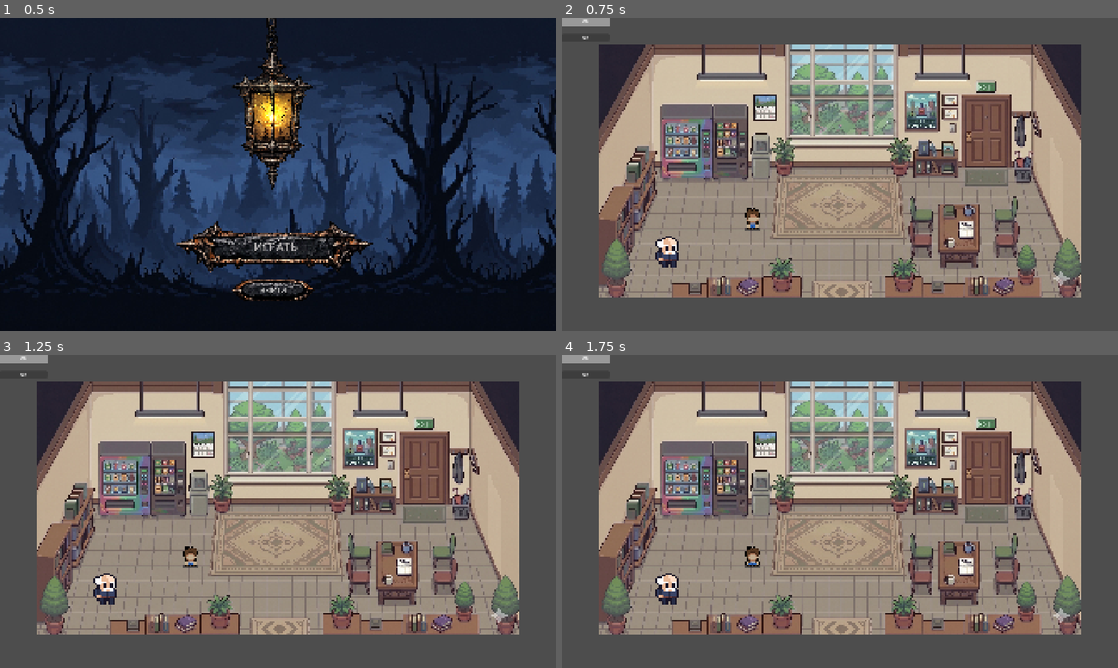
Above: before the commit, frames 1-4 (two rows, left to right).
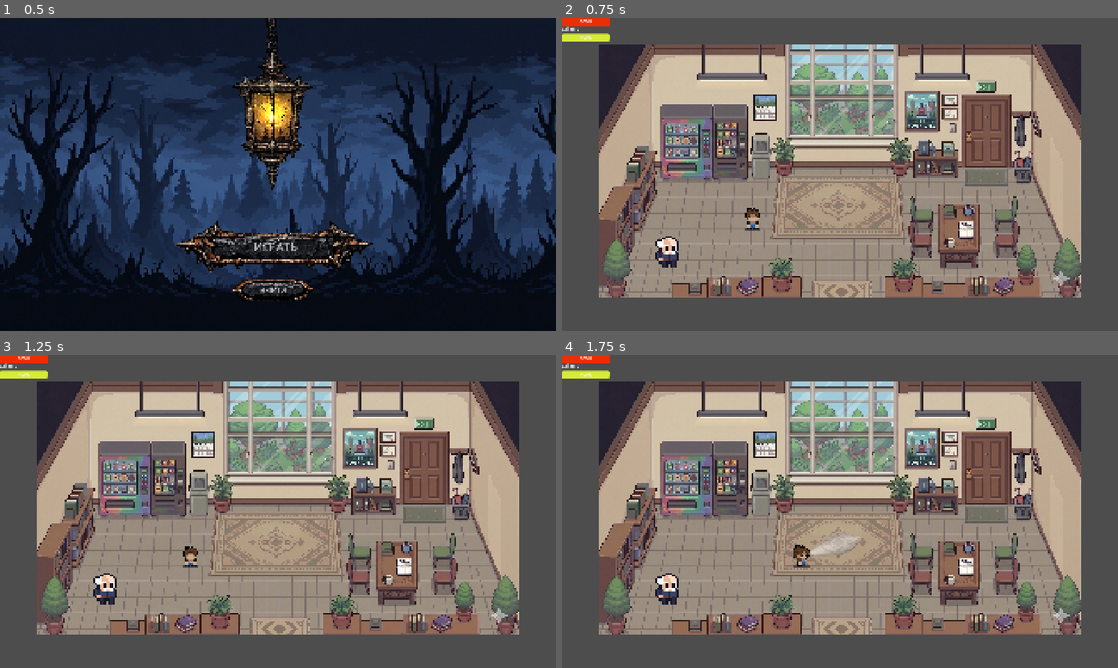
Above: after the commit, the same moments.

Repository: ivachqq/Nyctophobia
Game: Godot game, scene res://menu.tscn
Two runs of this game, one before a commit and one after it. Both use one fixed random seed, a clock stepped at 60 frames per second and the inputs below. Sound files missing from this copy of the repository are replaced by a short silence.
Inputs (mouse positions are in pixels of both pictures, inside the frame that each line leads up to):
- Up to frame 1 (0.5 s): no input
- Up to frame 2 (0.75 s): click "ИГРАТЬ" at 0.5 s
- Up to frame 3 (1.25 s): no input
- Up to frame 4 (1.75 s): move the mouse to (962, 495) at 1.27 s; press the mouse at (962, 495) at 1.28 s; hold D (right) from 1.28 s (still down); tap G (toggle_flashlight) at 1.55 s

Frame 1 is identical in both runs. In frame 2, 0.5% of the frame differs, in the area x 0-9%, y 0-8%; in frame 3, 0.5%; in frame 4, 1.1%, in the area x 0-54%, y 0-68%.
Error before the commit: Parse Error: Function "_input" has the same name as a previously declared function. (res://script/player.gd:186)

Commit message:
uzhe ne pomnu

Diff:
--- a/nps.gd
+++ b/nps.gd
@@ -17,15 +17,14 @@
 				я помогу тебе выбраться из нашего города",
 				"Но тебе нужно помочь мне",
 				"В нашем городе где-то лежит меч,
-				с ним ты сможешь атаковать врагов",
-				"А с врагов падают монеты",
+				с ним ты сможешь атаковать монстров",
+				"А с монстров падают монеты",
 				"Собери 5 монет,
 				тогда я помогу тебе",
-				"но учти, после смерти,ты потеряешь все:
-				и мечь и монеты, будь акуратен",
-				"мечь появляется каждый раз в новых местах",
-				"подсказка: атаковать ЛКМ":scene/nps.gd
-			]
+				"Но учти, после смерти,ты потеряешь все:
+				и меч, и монеты, будь акуратен",
+				"Меч появляется каждый раз в новых местах",
+				"Подсказка: атаковать ЛКМ"]
 			Global.talked = 1
 			body.start_dialogue(story)
 		if (Global.coins >=5 and Global.talked == 1):
--- a/scene/player.tscn
+++ b/scene/player.tscn
@@ -2,13 +2,11 @@
 
 [ext_resource type="Script" uid="uid://dyinut40ngu8w" path="res://script/player.gd" id="1_hjaqi"]
 [ext_resource type="Texture2D" uid="uid://ctw6bsy1u33ua" path="res://animation/player.png" id="2_fvtld"]
-[ext_resource type="Texture2D" uid="uid://b7g4fg2m3njvc" path="res://lanternSprite.png" id="3_fvtld"]
+[ext_resource type="Texture2D" uid="uid://b7g4fg2m3njvc" path="res://lanternSprite.png" id="3_hp4bs"]
+[ext_resource type="Texture2D" uid="uid://dd1v4myssmowq" path="res://animation/book icon2.png" id="4_ct4mp"]
 [ext_resource type="Texture2D" uid="uid://btal3nv8bma4d" path="res://animation/weapon03longsword.png" id="4_fvtld"]
 [ext_resource type="AudioStream" uid="uid://c62vnoyfstvha" path="res://sounds/lanternSound.mp3" id="5_s4jxa"]
 [ext_resource type="AudioStream" uid="uid://bhcfcgsn5nwta" path="res://sounds/swordSound.mp3" id="6_oh5ij"]
-[ext_resource type="Texture2D" uid="uid://btal3nv8bma4d" path="res://animation/weapon03longsword.png" id="3_fvtld"]
-[ext_resource type="Texture2D" uid="uid://dd1v4myssmowq" path="res://animation/book icon2.png" id="4_ct4mp"]
-
 
 [sub_resource type="AtlasTexture" id="AtlasTexture_ct4mp"]
 atlas = ExtResource("2_fvtld")
--- a/script/mob.gd
+++ b/script/mob.gd
@@ -14,87 +14,83 @@
 var stun_timer = 0.0
 
 func _ready():
- add_to_group("mob")
-
-func take_damage(amount):
- hp -= amount
- hp_bar.value = hp
- if hp <= 0:
-  die()
-
-
-func _ready() -> void:
+	add_to_group("mob")
 	hp_bar.max_value = 3
 	hp_bar.value = hp
 
+func take_damage(amount):
+	hp -= amount
+	hp_bar.value = hp
+	if hp <= 0:
+		die()
+
 func die():
- spawn_coin()
- queue_free()
+	spawn_coin()
+	queue_free()
 
 func spawn_coin():
- var coin = coin_scene.instantiate()
- get_parent().add_child(coin)
- coin.global_position = global_position
+	var coin = coin_scene.instantiate()
+	get_parent().add_child(coin)
+	coin.global_position = global_position
 
 # ИСПРАВЛЕННАЯ ФУНКЦИЯ ОСЛЕПЛЕНИЯ
 func apply_flashlight_stun():
- # Если моб УЖЕ ослеплен, мы выходим из функции,
- # чтобы не сбрасывать таймер обратно на 4.0 каждый кадр
- if is_stunned:
-  return
+	# Если моб УЖЕ ослеплен, мы выходим из функции,
+	# чтобы не сбрасывать таймер обратно на 4.0 каждый кадр
+	if is_stunned:
+		return
 
- is_stunned = true
- stun_timer = 4.0
- anim.play("Idle")
+	is_stunned = true
+	stun_timer = 4.0
+	anim.play("Idle")
 
 func _physics_process(delta: float) -> void:
- # Если ослеплён — стоим на месте и отсчитываем время
- if is_stunned:
-  stun_timer -= delta
-  if stun_timer <= 0:
-   is_stunned = false
-  velocity = Vector2.ZERO
-  move_and_slide()
-  return  # выходим, не двигаемся и не атакуем
+	# Если ослеплён — стоим на месте и отсчитываем время
+	if is_stunned:
+		stun_timer -= delta
+		if stun_timer <= 0:
+			is_stunned = false
+		velocity = Vector2.ZERO
+		move_and_slide()
+		return  # выходим, не двигаемся и не атакуем
 
- # Обычное поведение (погоня)
- if player:
-  var dir = (player.position - position).normalized()
-  velocity = dir * speed
-  move_and_slide()
-  anim.play("walk")
-  anim.flip_h = dir.x < 0
- else:
-  velocity = Vector2(0, 0)
-  anim.play("Idle")
-
+	# Обычное поведение (погоня)
+	if player:
+		var dir = (player.position - position).normalized()
+		velocity = dir * speed
+		move_and_slide()
+		anim.play("walk")
+		anim.flip_h = dir.x < 0
+	else:
+		velocity = Vector2(0, 0)
+		anim.play("Idle")
 
 func _on_area_2d_body_entered(body: Node2D) -> void:
- if body.name == "player":
-  player = body
+	if body.name == "player":
+		player = body
 
 func _on_area_2d_body_exited(body: Node2D) -> void:
- if body.name == "player":
-  player = null
+	if body.name == "player":
+		player = null
 
 func _on_area_2d_2_body_entered(body: Node2D) -> void:
- if body.name == "player":
-  target_to_attack = body
-  check_attack()
+	if body.name == "player":
+		target_to_attack = body
+		check_attack()
 
 func _on_area_2d_2_body_exited(body: Node2D) -> void:
- if body == target_to_attack:
-  target_to_attack = null
+	if body == target_to_attack:
+		target_to_attack = null
 
 func _on_timer_timeout() -> void:
- can_attack = true
- check_attack()
+	can_attack = true
+	check_attack()
 
 func check_attack():
- if target_to_attack and can_attack:
-  perform_attack()
+	if target_to_attack and can_attack:
+		perform_attack()
 
 func perform_attack():
- can_attack = false
- target_to_attack.take_damage(1)
- $Timer.start()
+	can_attack = false
+	target_to_attack.take_damage(1)
+	$Timer.start()
--- a/script/player.gd
+++ b/script/player.gd
@@ -10,6 +10,7 @@
 @onready var flashlight_sprite = $FlashLightPivot/FlashLightSprite
 @onready var flashlight_sound = $lanternSound
 @onready var sword_sound = $swordSound
+
 var flashlight_on = false
 var speed = 150
 var idle_dir = DOWN
@@ -37,111 +38,106 @@
 @onready var dialogue_box = $CanvasLayer/DialogueBox
 @onready var dialogue_text = $CanvasLayer/DialogueBox/DialogueText
 
+func _ready():
+	# Загружаем глобальные данные
+	coins = Global.coins
+	has_sword = Global.has_sword
+	current_health = Global.current_health
+
+	health_bar.max_value = max_health
+	health_bar.value = current_health
+
+	battery_bar.max_value = battery_max
+	battery_bar.value = battery
+
+	flashlight_sprite.scale = Vector2(0.08, 0.08)
+	flashlight_sprite.modulate = Color(1, 1, 1, 0.5)
+	Input.set_mouse_mode(Input.MOUSE_MODE_VISIBLE)
+
+	update_ui()
+	if Global.has_book:
+		book_icon.modulate.a = 1.0
+
+	# Если нужно телепортироваться к определённой двери
+	if Global.target_door_name != "":
+		var spawn_point = get_tree().current_scene.find_child(Global.target_door_name, true, false)
+		if spawn_point:
+			global_position = spawn_point.global_position
 
 func _input(event: InputEvent) -> void:
+	# Сначала диалог (если активно)
 	if dialogue_box.visible:
 		if event is InputEventMouseButton and event.button_index == MOUSE_BUTTON_LEFT and event.pressed:
 			current_line_index += 1
 			show_current_line()
 			get_viewport().set_input_as_handled()
 			return
+
+	# Атака
 	if event.is_action_pressed("attack") and has_sword:
 		attack()
+
+	# Фонарик
+	if event.is_action_pressed("toggle_flashlight"):
+		if battery <= 0:
+			battery_empty()
+			return
+		flashlight_on = not flashlight_on
+		flashlight_sprite.visible = flashlight_on
+		flashlight_sound.play()
+		if flashlight_on:
+			update_flashlight_angle()
+
+	# Поворот фонарика при движении мыши
+	if event is InputEventMouseMotion and flashlight_on:
+		update_flashlight_angle()
+
 func attack():
 	if has_sword and not is_attacking:
 		is_attacking = true
+		sword_sound.play()
 		anim.play("attack")
 		$AttackZone.monitoring = true
+
 		await get_tree().create_timer(0.1).timeout
 		var bodies = $AttackZone.get_overlapping_bodies()
 		for body in bodies:
 			if body.has_method("take_damage") and body != self:
 				body.take_damage(1)
+
 		await get_tree().create_timer(0.3).timeout
 		is_attacking = false
 		$AttackZone.monitoring = false
 
-func _ready():
-	# Загружаем глобальные данные
-	coins = Global.coins
-	has_sword = Global.has_sword
-	current_health = Global.current_health
-
-	health_bar.max_value = max_health
-	health_bar.value = current_health
-
-	battery_bar.max_value = battery_max
-	battery_bar.value = battery
-
-	flashlight_sprite.scale = Vector2(0.08, 0.08)
-	flashlight_sprite.modulate = Color(1, 1, 1, 0.5)
-	Input.set_mouse_mode(Input.MOUSE_MODE_VISIBLE)
-
-	update_ui()
-	if Global.has_book:
-		book_icon.modulate.a = 1.0
-
-	# Если нужно телепортироваться к определённой двери
-	if Global.target_door_name != "":
-		var spawn_point = get_tree().current_scene.find_child(Global.target_door_name, true, false)
-		if spawn_point:
-			global_position = spawn_point.global_position
-
-
-func check_flashlight_hit():
-	if not flashlight_on:
-		return
-
-	flashlight_ray.force_raycast_update()
-
-	if flashlight_ray.is_colliding():
-		var body = flashlight_ray.get_collider()
-
-		if body and body.is_in_group("mob"):
-			if body.has_method("apply_flashlight_stun"):
-				body.apply_flashlight_stun()
-func take_damage(amount: int):
-	$Camera2D.shake(15.0)
-
-	var final_damage = amount - armor
-	if final_damage < 0:
-		final_damage = 0
-	current_health -= final_damage
-	health_bar.value = current_health
-	Global.current_health = current_health
-	if current_health <= 0:
-		die()
-
-
-
-func die():
-	Global.coins = 0
-	Global.current_health = max_health
-	Global.target_door_name = ""
-	Global.has_sword = false
-	Global.has_book = false
-
-	get_tree().change_scene_to_file("res://scene/world.tscn")
-
-func update_ui():
-	if Global.has_book:
-		book_icon.modulate.a = 1.0
-	coin_label.text = "Coins: " + str(coins)
-	if has_sword:
-		sword_icon.modulate.a = 1.0
-	Global.coins = coins
-	Global.has_sword = has_sword
-
-func _physics_process(_delta: float) -> void:
+func _physics_process(delta: float) -> void:
 	if not is_attacking:
+		# Строим вектор направления по всем нажатым клавишам
+		var input_dir = Vector2.ZERO
+		if Input.is_action_pressed("right"):
+			input_dir.x += 1
+		if Input.is_action_pressed("left"):
+			input_dir.x -= 1
+		if Input.is_action_pressed("down"):
+			input_dir.y += 1
 		if Input.is_action_pressed("up"):
-			up_move()
-		elif Input.is_action_pressed("down"):
-			down_move()
-		elif Input.is_action_pressed("left"):
-			left_move()
-		elif Input.is_action_pressed("right"):
-			right_move()
+			input_dir.y -= 1
+
+		if input_dir != Vector2.ZERO:
+			# Нормализуем, чтобы диагональное движение не было быстрее
+			input_dir = input_dir.normalized()
+			velocity = input_dir * speed
+
+			# Выбираем анимацию по доминирующей оси
+			if abs(input_dir.x) > abs(input_dir.y):
+				if input_dir.x > 0:
+					right_move()
+				else:
+					left_move()
+			else:
+				if input_dir.y > 0:
+					down_move()
+				else:
+					up_move()
 		else:
 			idle()
 
@@ -161,6 +157,50 @@
 		else:
 			battery_empty()
 
+func check_flashlight_hit():
+	if not flashlight_on:
+		return
+
+	flashlight_ray.force_raycast_update()
+
+	if flashlight_ray.is_colliding():
+		var body = flashlight_ray.get_collider()
+
+		if body and body.is_in_group("mob"):
+			if body.has_method("apply_flashlight_stun"):
+				body.apply_flashlight_stun()
+
+func take_damage(amount: int):
+	if has_node("Camera2D"):
+		$Camera2D.shake(15.0)
+
+	var final_damage = amount - armor
+	if final_damage < 0:
+		final_damage = 0
+	current_health -= final_damage
+	health_bar.value = current_health
+	Global.current_health = current_health
+	if current_health <= 0:
+		die()
+
+func die():
+	Global.coins = 0
+	Global.current_health = max_health
+	Global.target_door_name = ""
+	Global.has_sword = false
+	Global.has_book = false
+
+	get_tree().change_scene_to_file("res://scene/world.tscn")
+
+func update_ui():
+	if Global.has_book:
+		book_icon.modulate.a = 1.0
+	coin_label.text = "Coins: " + str(coins)
+	if has_sword:
+		sword_icon.modulate.a = 1.0
+	Global.coins = coins
+	Global.has_sword = has_sword
+
 func up_move():
 	anim.play("Up")
 	velocity.y = -speed
@@ -183,51 +223,6 @@
 	velocity.x = speed
 	idle_dir = RIGHT
 
-func _input(event):
-	# Сначала диалог (если активно)
-	if dialogue_box.visible:
-		if event is InputEventMouseButton and event.button_index == MOUSE_BUTTON_LEFT and event.pressed:
-			current_line_index += 1
-			show_current_line()
-			get_viewport().set_input_as_handled()
-			return
-
-	# Атака
-	if event.is_action_pressed("attack") and has_sword:
-		attack()
-
-	# Фонарик
-	if event.is_action_pressed("toggle_flashlight"):
-		if battery <= 0:
-			battery_empty()
-			return
-		flashlight_on = not flashlight_on
-		flashlight_sprite.visible = flashlight_on
-		flashlight_sound.play()
-		if flashlight_on:
-			update_flashlight_angle()
-
-	# Поворот фонарика при движении мыши
-	if event is InputEventMouseMotion and flashlight_on:
-		update_flashlight_angle()
-
-func attack():
-	if has_sword and not is_attacking:
-		is_attacking = true
-		sword_sound.play()
-		anim.play("attack")
-		$AttackZone.monitoring = true
-
-		await get_tree().create_timer(0.1).timeout
-		var bodies = $AttackZone.get_overlapping_bodies()
-		for body in bodies:
-			if body.has_method("take_damage") and body != self:
-				body.take_damage(1)
-
-		await get_tree().create_timer(0.3).timeout
-		is_attacking = false
-		$AttackZone.monitoring = false
-
 func update_flashlight_angle():
 	var mouse_pos = get_global_mouse_position()
 	var dir = mouse_pos - global_position
@@ -239,6 +234,7 @@
 	get_tree().change_scene_to_file("res://scene/world.tscn")
 
 func idle():
+	velocity = Vector2.ZERO
 	match idle_dir:
 		DOWN: anim.play("Idle_down")
 		UP: anim.play("Idle_up")
Not shown: 1 places in scene/player.tscn that only renumber resources
